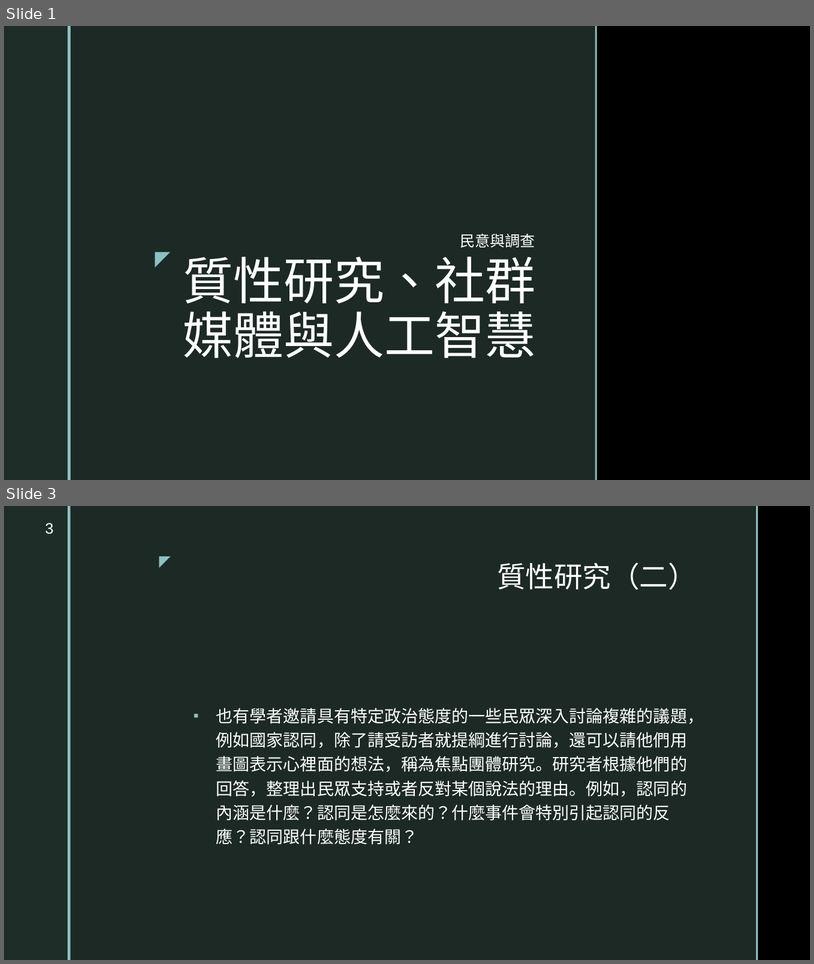
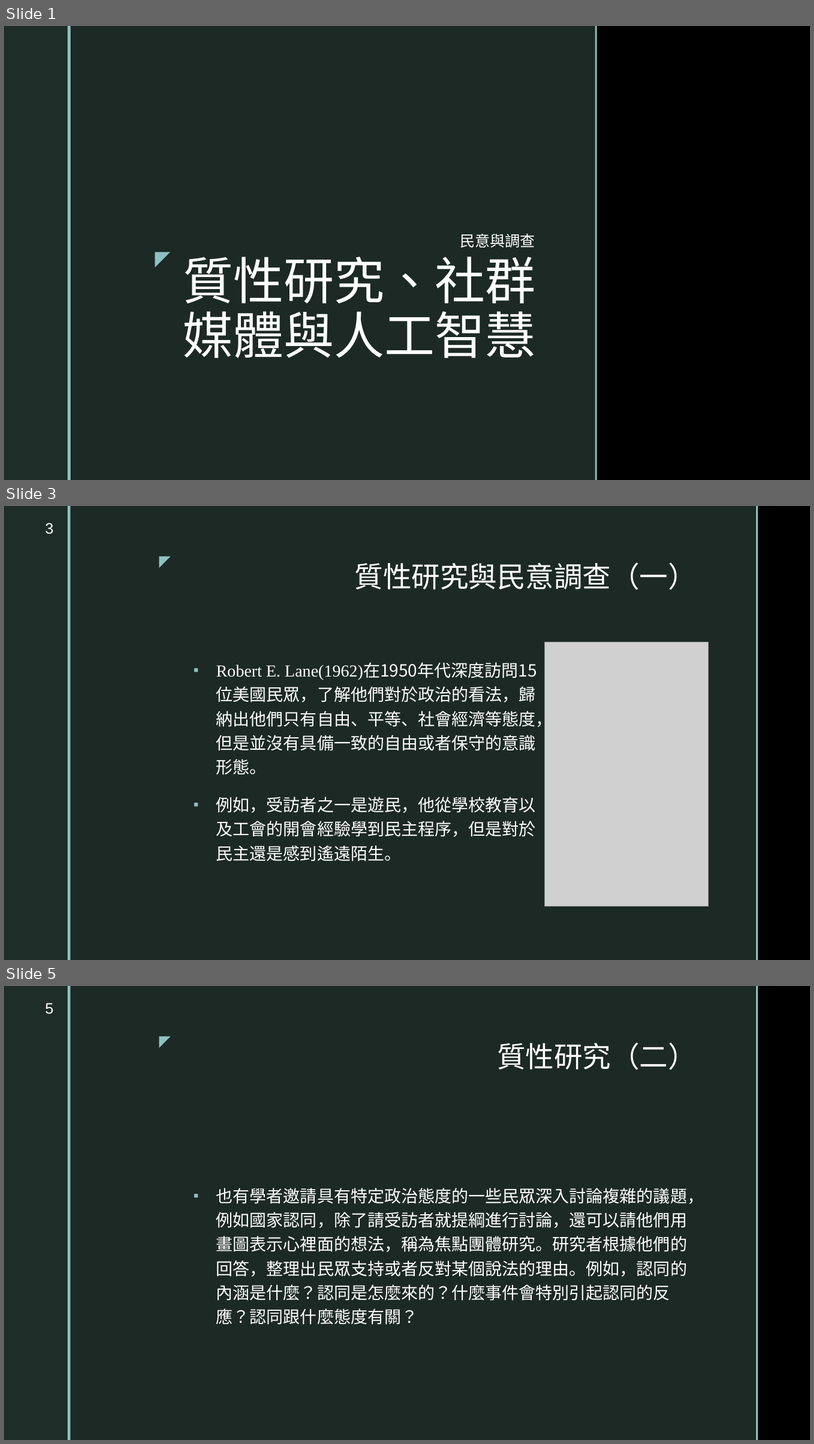
Before and after one commit to TsaiChiahung/PublicOpinion2026, a slide deck: 投影片/民意與調查Week12.pptx. Shown one above the other, each under a label of ours: slides 1 and 3 before the commit, slides 1, 3 and 5 after it; the slides between them are not shown. The pictures are 814x964 and 814x1444 pixels, drawn with LibreOffice and Linux fonts; fonts in the diff are those of the drawing; grey boxes stand for pictures; background and template pictures are left out. Boxes give left, top, right and bottom in pixels: in the first picture for what was removed or moved away, otherwise in the second. Text is boxed around its words. In the diff, an @@ line names an element or a change of style, - is before the commit and + after.

```diff
--- a/投影片/民意與調查Week12.pptx
+++ b/投影片/民意與調查Week12.pptx
@@ slide 3 added at <box>4,506,810,960</box>, background picture (left out); not listed: 5 template elements that a slide beside it also shows @@
@@ page number added at <box>45,523,54,534</box>, 18 pt, text #FFFFFF @@
+3
@@ title added at <box>355,562,697,590</box>, 34 pt, text #FFFFFF @@
+質性研究與民意調查（一）
@@ picture added at <box>545,642,709,906</box> @@
@@ text added at <box>216,663,553,861</box>, 20 pt, text #FFFFFF @@
+▪ Robert E. Lane(1962)在1950年代深度訪問15位美國民眾，了解他們對於政治的看法，歸納出他們只有自由、平等、社會經濟等態度，但是並沒有具備一致的自由或者保守的意識形態。
+▪ 例如，受訪者之一是遊民，他從學校教育以及工會的開會經驗學到民主程序，但是對於 民主還是感到遙遠陌生。
@@ what was slide 3 is now slide 5 @@
@@ page number at <box>45,1003,54,1014</box>: text changed @@
-3
+5
```
Also in this commit, not shown: 3 slides changed, 17 other slides added.
